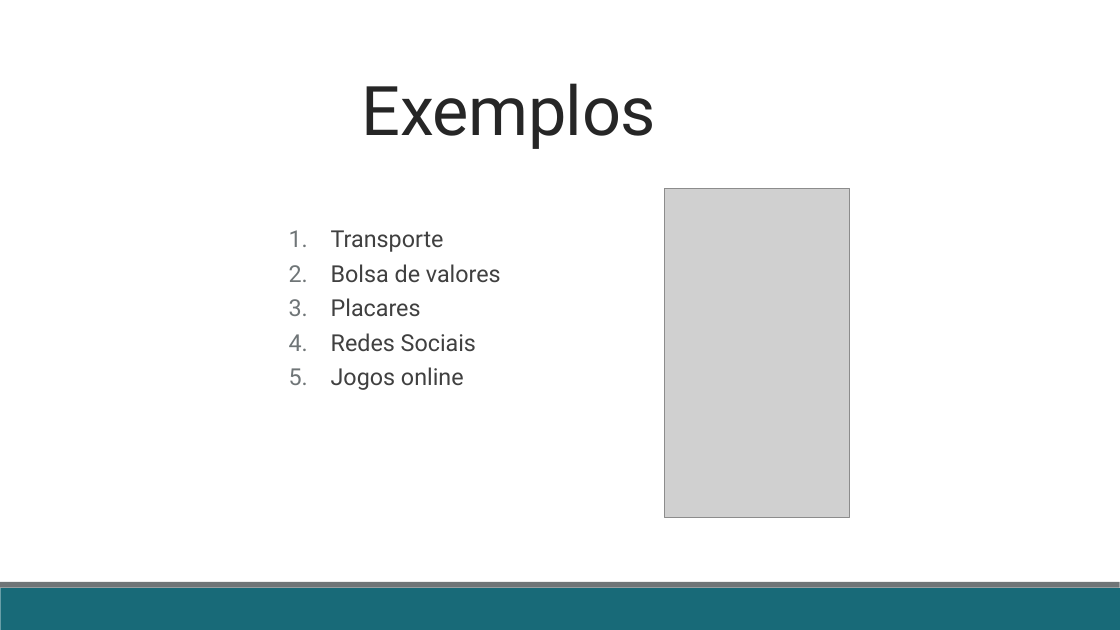
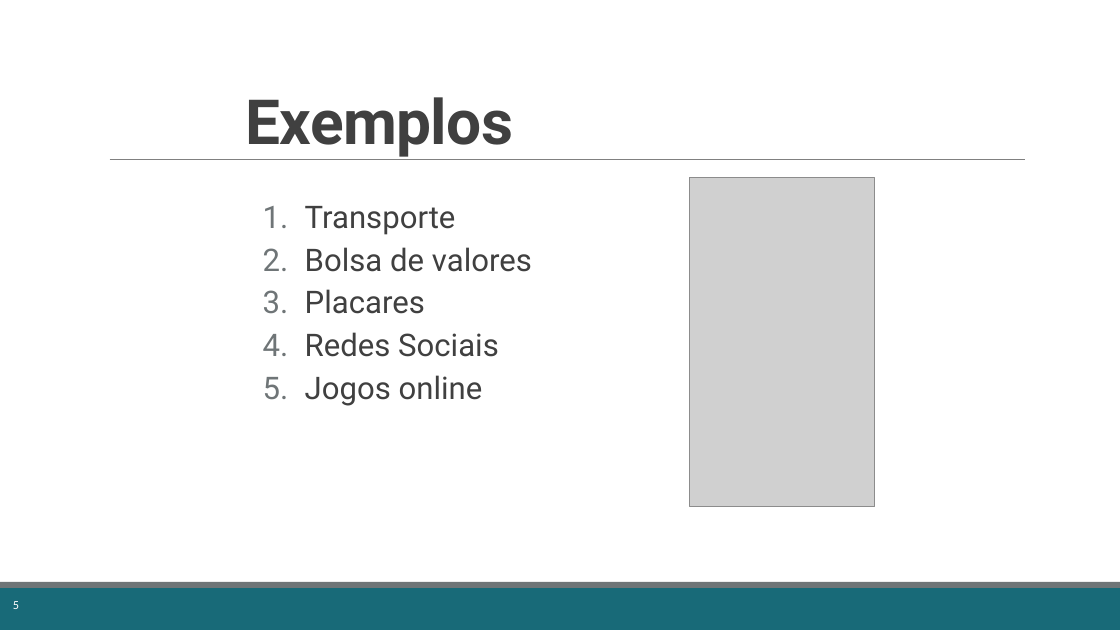
Before and after one commit to fabricioveronez/SignalR_Exemplos, a slide deck: slide 5 of docs/Apresentacao.pptx. Drawn at 1120x630 pixels with LibreOffice and Linux fonts; fonts in the diff are those of the drawing; grey boxes stand for pictures. Boxes give left, top, right and bottom in pixels: in the first picture for what was removed or moved away, otherwise in the second. Text is boxed around its words. In the diff, an @@ line names an element or a change of style, - is before the commit and + after.

```diff
--- a/docs/Apresentacao.pptx
+++ b/docs/Apresentacao.pptx
@@ title "Exemplos": place and size @@
-title "Exemplos" at <box>362,83,656,149</box>
+title "Exemplos" at <box>246,97,514,157</box>
@@ title "Exemplos" at <box>246,97,514,157</box>: size 44 to 40 pt, text colour #262626 to #404040, bold on; line spacing 1 to 0.85; vertical alignment top to bottom @@
@@ line added from (110, 160) to (1025, 160), #808080 0.5 pt @@
@@ picture: place and size @@
-picture at <box>664,188,849,517</box>
+picture at <box>690,178,875,507</box>
@@ text "Transporte": place and size @@
-text "Transporte" at <box>331,230,501,390</box>
+text "Transporte" at <box>305,206,532,406</box>
@@ text "Transporte" at <box>305,206,532,406</box>: size 15 to 20 pt; indent changed @@
@@ page number added at <box>13,601,19,609</box>, 7.9 pt, text #FFFFFF @@
+5
```
Also in this commit, not shown: 11 other slides changed.
